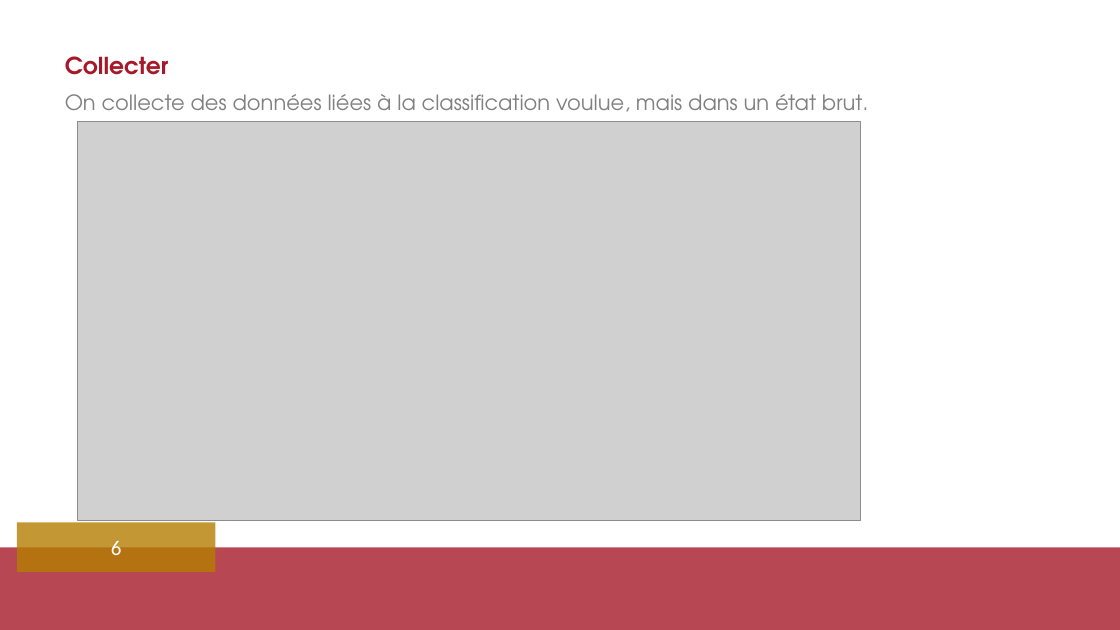
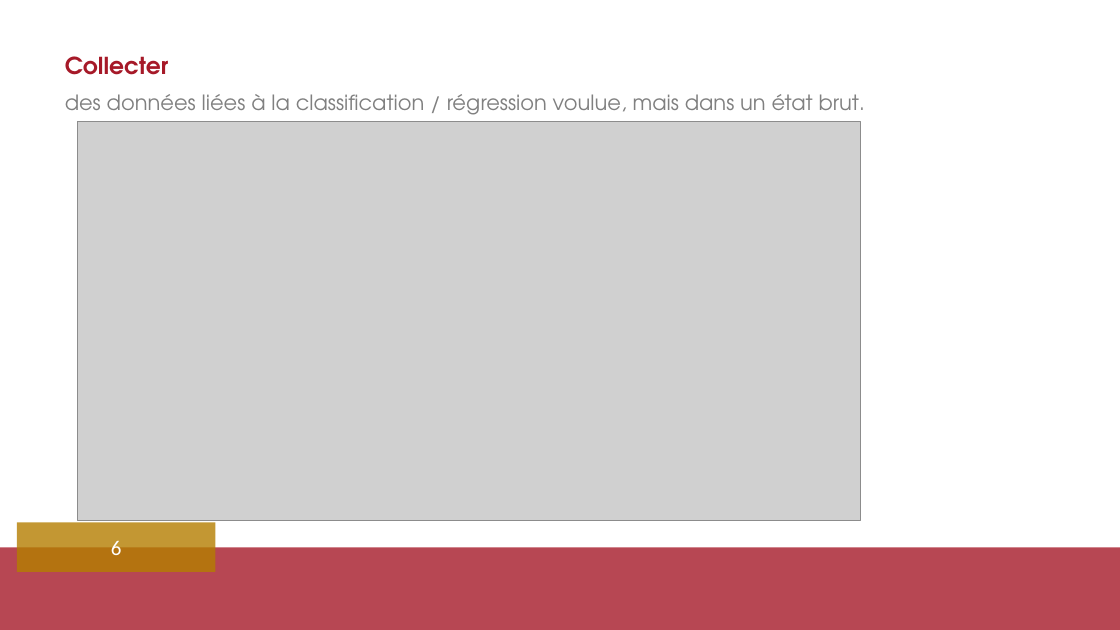
Before and after one commit to alfux/multilayer-perceptron, a slide deck: slide 6 of others/20250114_GPS_NRJ.pptx. Drawn at 1120x630 pixels with LibreOffice and Linux fonts; fonts in the diff are those of the drawing; grey boxes stand for pictures; background and template pictures are left out. Boxes give left, top, right and bottom in pixels: in the first picture for what was removed or moved away, otherwise in the second. Text is boxed around its words. In the diff, an @@ line names an element or a change of style, - is before the commit and + after.

```diff
--- a/others/20250114_GPS_NRJ.pptx
+++ b/others/20250114_GPS_NRJ.pptx
@@ text at <box>65,94,865,115</box>: text changed @@
-On collecte des données liées à la classification voulue, mais dans un état brut.
+des données liées à la classification / régression voulue, mais dans un état brut.
```
Also in this commit, not shown: 5 other slides changed, 9 other files.
